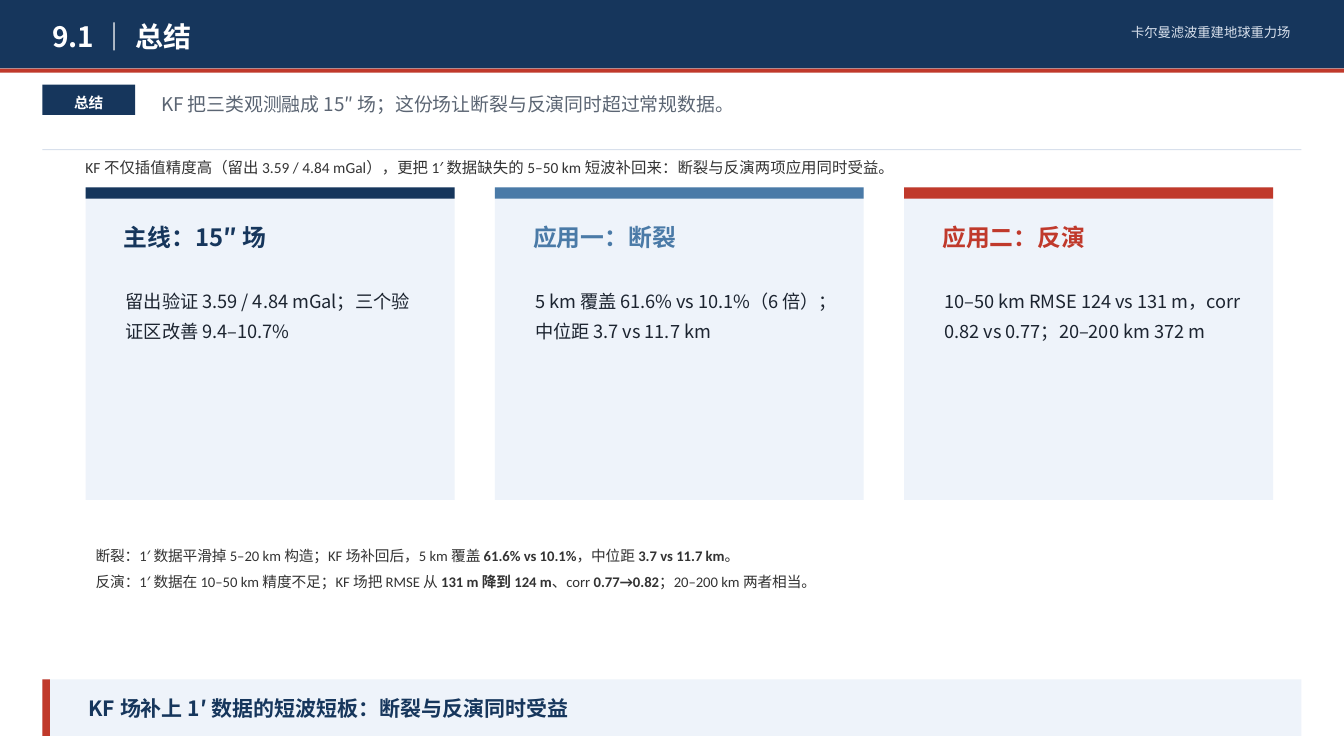
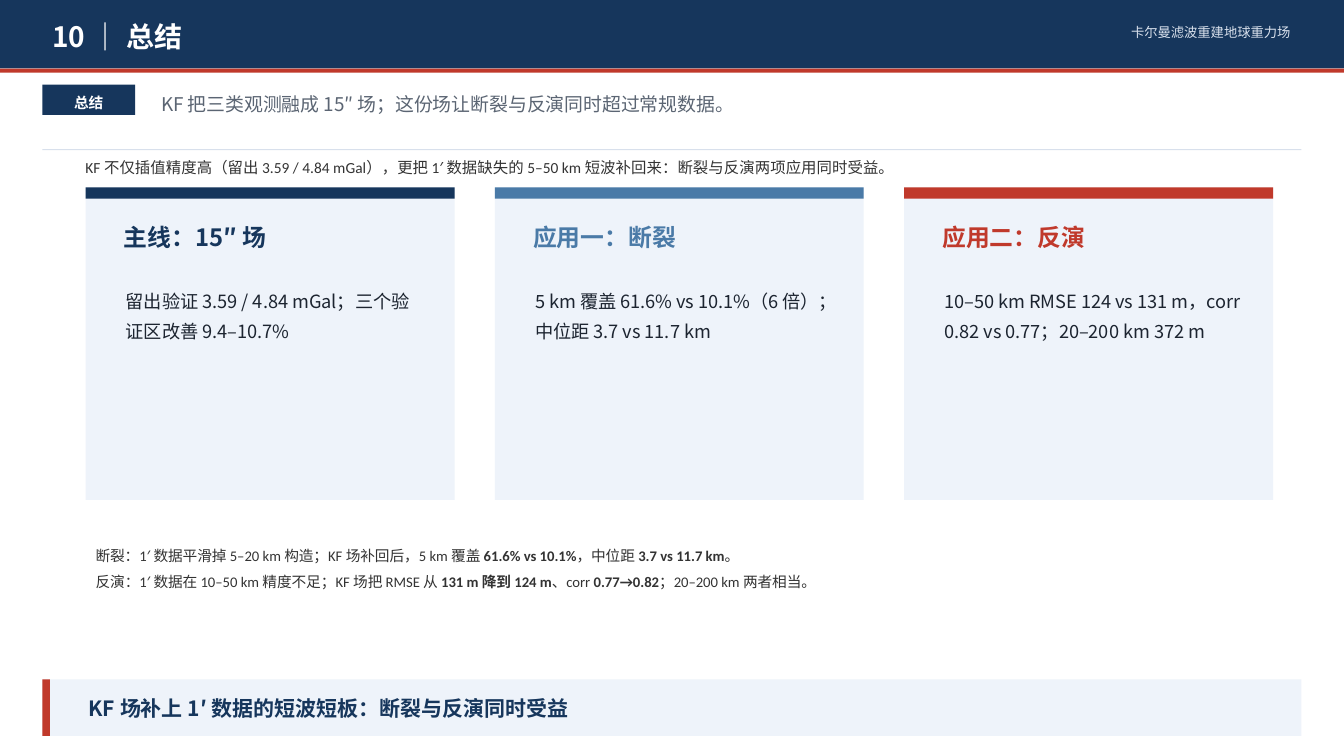
Before and after one commit to shuyunkai/kalman_gravity, a slide deck: slide 24 of ppt/卡尔曼滤波重建地球重力场_含研究内容.pptx. Drawn at 1344x756 pixels with LibreOffice and Linux fonts; fonts in the diff are those of the drawing. Boxes give left, top, right and bottom in pixels: in the first picture for what was removed or moved away, otherwise in the second. Text is boxed around its words. In the diff, an @@ line names an element or a change of style, - is before the commit and + after.

```diff
--- a/ppt/卡尔曼滤波重建地球重力场_含研究内容.pptx
+++ b/ppt/卡尔曼滤波重建地球重力场_含研究内容.pptx
@@ text at box(52, 23, 182, 50): text changed @@
-9.1 ｜ 总结
+10 ｜ 总结
```
Also in this commit, not shown: 8 other slides changed, 1 other file.
